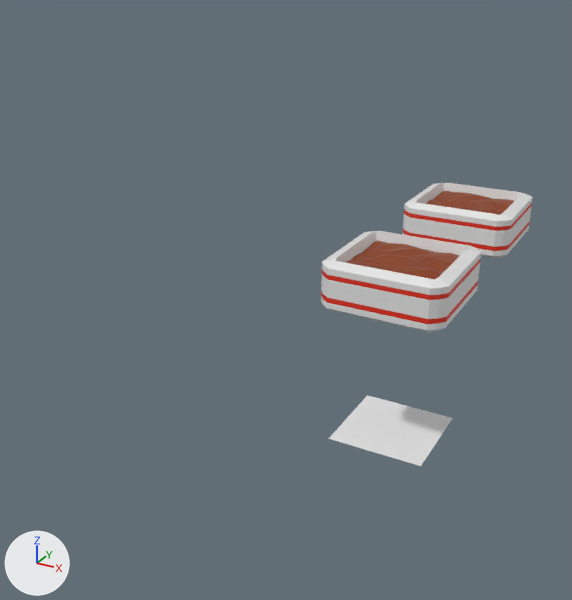
Renders of the Blender file Items/Placeables/Buildings/Tree Crop Plot/Tree Crop Plot.blend from each side of a commit.
Before and after are seen from a 50 mm camera at (7.0, -19.4, 8.2) aimed at (-2.9, -1.3, -0.8). Every picture has the same lights, and +X, +Y and +Z are marked at lower left.
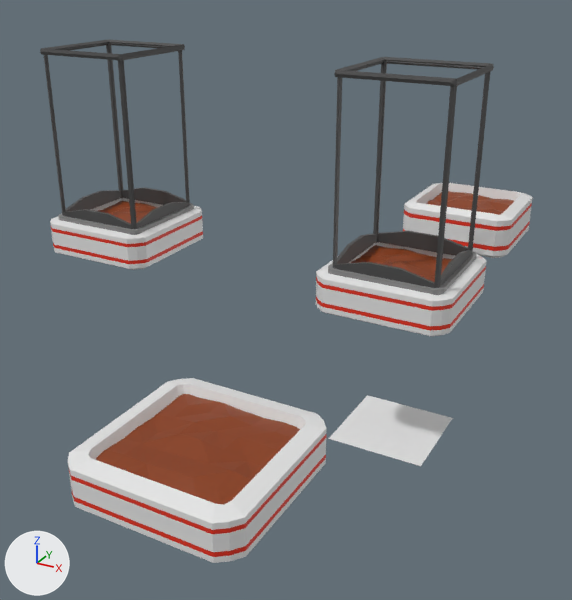
Diff of the bpy script that builds the scene:
```diff
--- a/Items/Placeables/Buildings/Tree Crop Plot/Tree Crop Plot.blend.py
+++ b/Items/Placeables/Buildings/Tree Crop Plot/Tree Crop Plot.blend.py
@@ ob_plane @@
 ob_plane = bpy.data.objects.new('Plane', me_plane)
-ob_plane.location = (0.0, 0.0, 0.09)
-ob_plane.scale = (1.43, 1.43, 1.43)
+ob_plane.location = (0.0, -9.74, 0.01)
+ob_plane.scale = (1.43, 1.43, 0.941)
@@ ob_plane_004 @@
+ob_plane_004 = bpy.data.objects.new('Plane.004', me_plane_004)  # 49 vertices, 72 faces; spans x -1.0..1.0, y -1.0..1.0, z 0.0..0.16; in mat_material_022 (brown #8a3b0d)
+ob_plane_004.location = (-9.61, 0.05, 0.13)
+ob_plane_004.scale = (1.54, 1.54, 1.43)
@@ ob_cube_010 @@
+ob_cube_010 = bpy.data.objects.new('Cube.010', me_cube_011)  # 12 vertices, 10 faces; spans x -0.05..0.03, y -0.05..0.03, z -1.53..1.53; in mat_material_024 (dark grey #494949)
+ob_cube_010.location = (-11.0, -1.39, 3.05)
+ob_cube_010.scale = (1.77, 1.77, 1.61)
@@ ob_cube_011 @@
+ob_cube_011 = bpy.data.objects.new('Cube.011', me_cube_012)  # 160 vertices, 140 faces; spans x -0.91..0.91, y -0.91..0.91, z 0.87..1.42; in mat_material_026 (dark grey #494949), mat_material_025 (grey #868686)
+ob_cube_011.location = (-9.59, 0.02, -0.51)
+ob_cube_011.scale = (1.77, 1.77, 0.933)
@@ ob_cube_012 @@
+ob_cube_012 = bpy.data.objects.new('Cube.012', me_cube_013)  # 112 vertices, 106 faces; spans x -1.0..1.0, y -1.0..1.0, z -1.0..0.91; in mat_body_004 (white #e7e7e7), mat_body_stripes_004 (red #e72e14), mat_interior_004 (dark grey #5c5c5c)
+ob_cube_012.location = (-9.61, 0.05, -0.19)
+ob_cube_012.scale = (1.91, 1.91, 0.628)
@@ ob_cube_013 @@
+ob_cube_013 = bpy.data.objects.new('Cube.013', me_cube_014)  # 12 vertices, 10 faces; spans x -0.05..0.03, y -0.05..0.03, z -1.53..1.53; in mat_material_028 (dark grey #494949)
+ob_cube_013.location = (-8.11, 0.01, 5.52)
+ob_cube_013.rotation_euler = (1.571, 0.785, 9.425)  # degrees (90, 45, 180)
+ob_cube_013.scale = (1.86, 1.86, 0.983)
@@ ob_cube_014 @@
+ob_cube_014 = bpy.data.objects.new('Cube.014', me_cube_015)  # 12 vertices, 10 faces; spans x -0.05..0.03, y -0.05..0.03, z -1.53..1.53; in mat_material_030 (dark grey #494949)
+ob_cube_014.location = (-9.57, 1.47, 5.52)
+ob_cube_014.rotation_euler = (1.571, 0.785, 11.0)  # degrees (90, 45, 270)
+ob_cube_014.scale = (1.86, 1.86, 0.983)
@@ ob_cube_015 @@
+ob_cube_015 = bpy.data.objects.new('Cube.015', me_cube_019)  # 12 vertices, 10 faces; spans x -0.05..0.03, y -0.05..0.03, z -1.53..1.53; in mat_material_032 (dark grey #494949)
+ob_cube_015.location = (-9.59, -1.43, 5.52)
+ob_cube_015.rotation_euler = (1.571, 0.785, 7.854)  # degrees (90, 45, 90)
+ob_cube_015.scale = (1.86, 1.86, 0.983)
@@ ob_cube_016 @@
+ob_cube_016 = bpy.data.objects.new('Cube.016', me_cube_020)  # 12 vertices, 10 faces; spans x -0.05..0.03, y -0.05..0.03, z -1.53..1.53; in mat_material_034 (dark grey #494949)
+ob_cube_016.location = (-11.04, 0.03, 5.52)
+ob_cube_016.rotation_euler = (1.571, 0.785, 6.283)  # degrees (90, 45, 360)
+ob_cube_016.scale = (1.86, 1.86, 0.983)
@@ ob_cube_017 @@
+ob_cube_017 = bpy.data.objects.new('Cube.017', me_cube_021)  # 12 vertices, 10 faces; spans x -0.05..0.03, y -0.05..0.03, z -1.53..1.53; in mat_material_036 (dark grey #494949)
+ob_cube_017.location = (-11.0, 1.44, 3.05)
+ob_cube_017.rotation_euler = (0.0, 0.0, 4.712)  # degrees (0, 0, 270)
+ob_cube_017.scale = (1.77, 1.77, 1.61)
@@ ob_cube_018 @@
+ob_cube_018 = bpy.data.objects.new('Cube.018', me_cube_022)  # 12 vertices, 10 faces; spans x -0.05..0.03, y -0.05..0.03, z -1.53..1.53; in mat_material_038 (dark grey #494949)
+ob_cube_018.location = (-8.18, 1.44, 3.05)
+ob_cube_018.rotation_euler = (0.0, 0.0, 3.142)  # degrees (0, 0, 180)
+ob_cube_018.scale = (1.77, 1.77, 1.61)
@@ ob_cube_019 @@
+ob_cube_019 = bpy.data.objects.new('Cube.019', me_cube_023)  # 12 vertices, 10 faces; spans x -0.05..0.03, y -0.05..0.03, z -1.53..1.53; in mat_material_040 (dark grey #494949)
+ob_cube_019.location = (-8.17, -1.39, 3.05)
+ob_cube_019.rotation_euler = (0.0, 0.0, 1.571)  # degrees (0, 0, 90)
+ob_cube_019.scale = (1.77, 1.77, 1.61)
@@ ob_cube_020 @@
+ob_cube_020 = bpy.data.objects.new('Cube.020', me_cube_016)  # 417 vertices, 398 faces; spans x -1.09..1.07, y -1.07..1.09, z -2.09..4.8; in mat_material_014 (dark grey #494949), mat_material_013 (grey #868686), mat_material_003 (dark grey #494949), mat_material_006 (dark grey #494949), mat_material_008 (dark grey #494949), mat_material_010 (dark grey #494949), mat_material_012 (dark grey #494949), mat_material_016 (dark grey #494949), mat_material_020 (dark grey #494949), mat_material_018 (dark grey #494949), mat_body_003 (white #e7e7e7), mat_body_stripes_003 (red #e72e14), mat_interior_003 (dark grey #5c5c5c), mat_material_021 (brown #8a3b0d)
+ob_cube_020.location = (0.02, 0.03, 1.13)
+ob_cube_020.scale = (1.77, 1.77, 0.933)
```

Boxes (x1, y1, x2, y2) around the edits, measured in the pictures (572 x 600 px):
'Plane', moved, rescaled (61% wider, 82% taller): before (321, 231, 481, 332); after (68, 378, 327, 563)
'Cube.020', added: after (316, 57, 494, 337)
'Cube.012', added: after (50, 198, 203, 270)
'Cube.011', added: after (58, 187, 194, 235)
'Cube.019', added: after (118, 60, 137, 226)
'Cube.017', added: after (106, 43, 123, 191)
'Cube.010', added: after (44, 55, 66, 213)
'Plane.004', added (brown): after (98, 201, 158, 223)
'Cube.018', added: after (178, 50, 190, 202)
'Cube.015', added: after (40, 48, 121, 61)
'Cube.013', added: after (118, 44, 185, 61)
'Cube.014', added: after (108, 40, 185, 49)
'Cube.016', added: after (42, 39, 109, 50)
